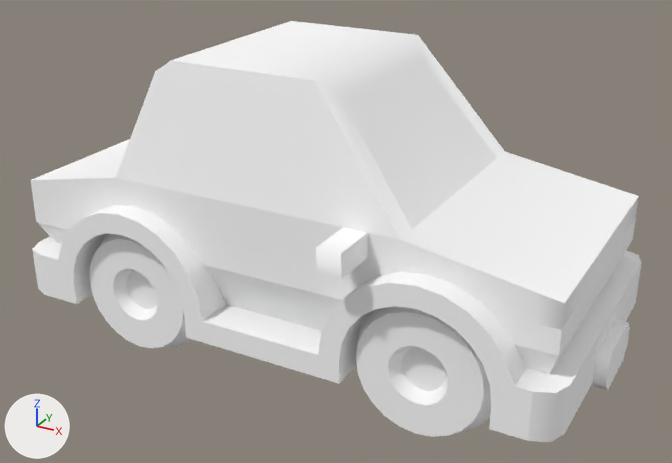
An edit to the glTF model client/public/cars/sedan_kenney.glb, drawn before and after from the same camera.
One viewpoint serves both versions: a 50 mm lens placed at (3.29, -5.94, 3.87), pointed at (0.07, -0.08, 0.94). The axes (+X, +Y, +Z) are drawn at lower left. The lights are the same throughout. The first picture is the older version. Where no turn or scale is listed for an object, it has been applied to the vertices. Vertices at exactly the same position are counted once.

Names of what the first picture shows: 'body', 'wheel-back-right', 'wheel-front-right'.
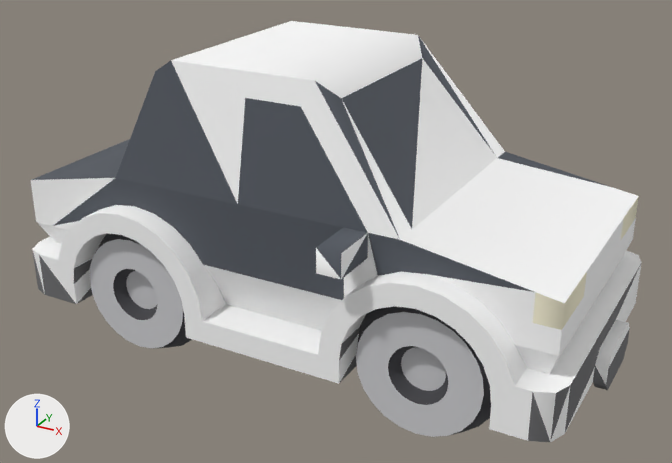
Boxes [x1, y1, x2, y2] around the edits, measured in the pictures (672 x 463 px):
'body', recoloured (darker)
    both: [31, 35, 641, 442]
'wheel-front-right', recoloured (darker)
    both: [356, 306, 491, 437]
'wheel-back-right', recoloured (darker)
    both: [90, 233, 193, 349]

What changed in the scene script:
```text
Change mat_colormap:
    where n0 = _N.new('ShaderNodeBsdfPrincipled'); n0.name = 'Principled BSDF'
    remove n0.inputs[0].default_value = (1.0, 1.0, 1.0, 1.0)  # 'Base Color', white #ffffff
    add n2 = _N.new('ShaderNodeVertexColor'); n2.name = 'Color Attribute'
    add _L.new(n2.outputs[0], n0.inputs[0])  # 'Color' to 'Base Color'
Change me_wheel_front_right:
    where me_wheel_front_right.from_pydata(...)  # 168 vertices, 332 faces; spans x -0.541..0.541, y -0.316..0.316, z -0.541..0.541
    used by ob_wheel_front_right; location = (1.236, -0.767, 0.541)
    me_wheel_front_right part 1: vertex colours changed
Change me_body:
    where me_body.from_pydata(...)  # 358 vertices, 704 faces; spans x -2.3..2.3, y -1.35..1.35, z -1.04..1.04
    used by ob_body; location = (0.0, 0.0, 1.308)
    me_body part 2: vertex colours changed
```
